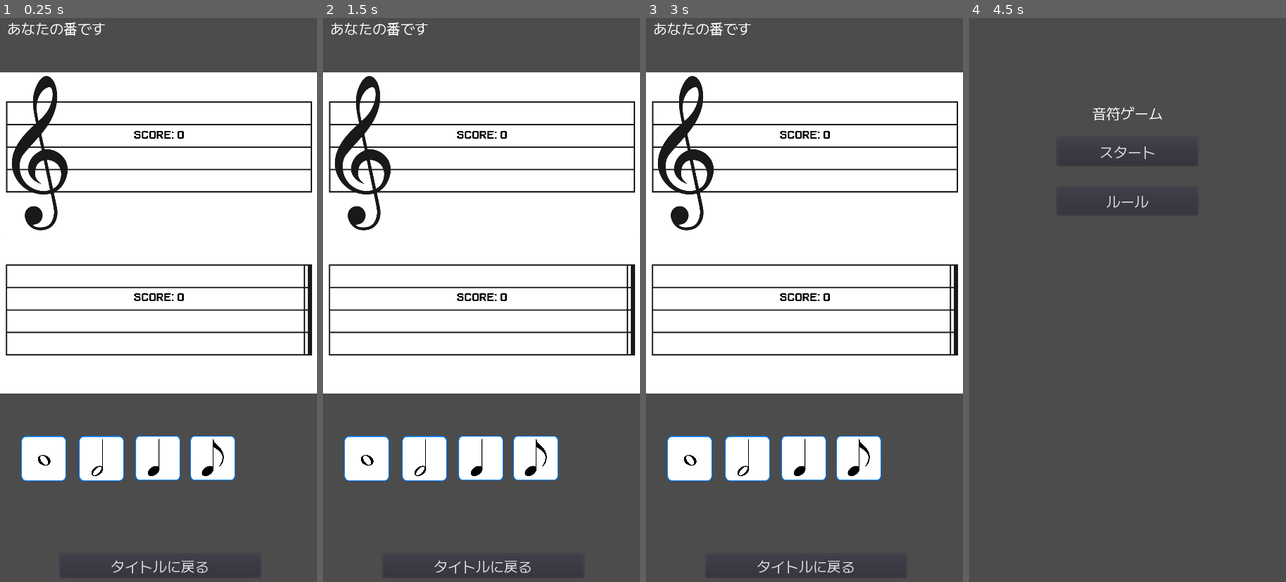
Above: before the commit, frames 1-4 (left to right).
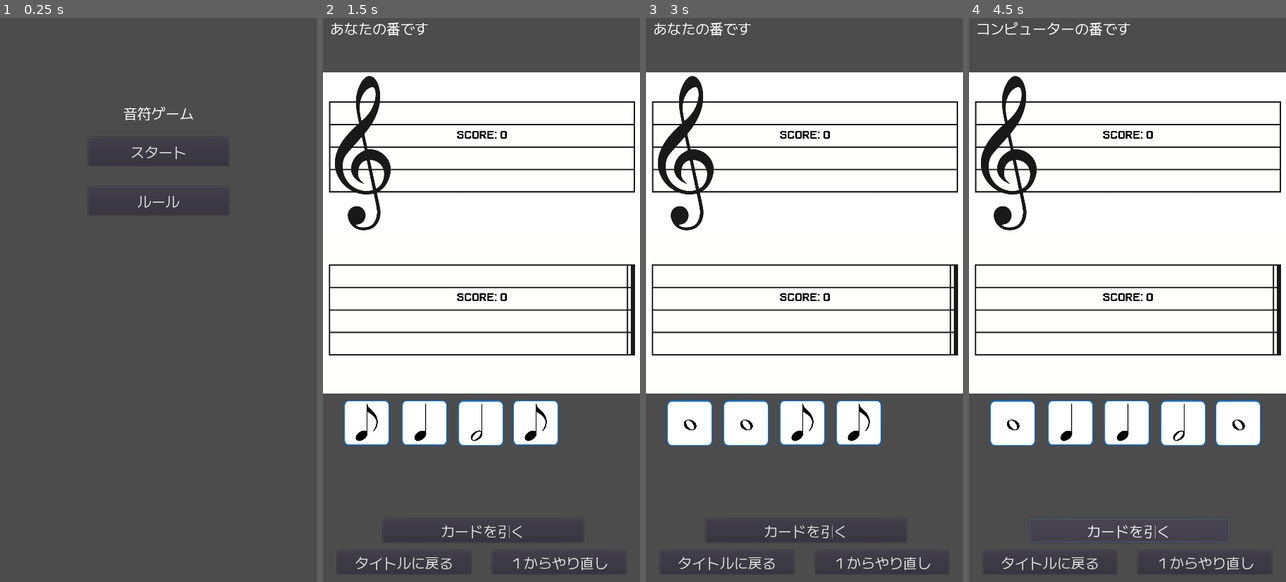
Above: after the commit, the same moments.

Repository: sokoide/onpugame
Game: Godot game, scene res://Scenes/Title.tscn
Same seed, same stepped clock (60 frames per second), same inputs: the game is played once before the commit and once after it. Before the commit the project starts from res://Scenes/Game.tscn.
Inputs (mouse positions are in pixels of both pictures, inside the frame that each line leads up to):
- Up to frame 1 (0.25 s): no input
- Up to frame 2 (1.5 s): click (484, 565) at 0.5 s, where only the run before the commit has a clickable "タイトルに戻る"; click "スタート" at 1.25 s
- Up to frame 3 (3 s): click "タイトルに戻る" at 2 s; click "スタート" at 2.75 s
- Up to frame 4 (4.5 s): click (1203, 559) at 3.5 s, where only the run after the commit has a clickable "１からやり直し"; click (1130, 531) at 4.25 s, where only the run after the commit has a clickable "カードを引く"

The runs differ from the first frame. In frame 1, 61% of the frame differs, in the area x 0-100%, y 0-99%; in frame 2, 8.1%; in frame 3, 8.1%; in frame 4, 63%, in the area x 0-100%, y 0-98%.

Commit message:
complete: 1st playable version

Diff:
--- a/Scenes/Game.gd
+++ b/Scenes/Game.gd
@@ -5,25 +5,88 @@
 var mh
 var timer
 
+var player_cards: Array = []
+
 
 func reset():
 	turn = 0
 	mh.reset()
 	update_label()
+	# delete all player cards
+	delete_all_cards()
+
+	# draw player cards
+	for i in range(4):
+		var sz = random_sz()
+		var s = Global.create_note("b", sz)
+		var pos = open_position()
+		s.set_position(pos)
+		add_child(s)
+
+
+func open_position() -> Vector2:
+	for y in range(920, 920 + 128 + 1, 128):
+		for x in range(100, 100 + 5 * 128, 128):
+			if has_object(Vector2(x + 1, y + 1)) == false:
+				return Vector2(x, y)
+	return Vector2(100, 920)
+
+
+func has_object(pos: Vector2) -> bool:
+	for node in get_children():
+		if node is Sprite and node.visible:
+			var r = Rect2(node.position, Vector2(64, 64))
+			print("name: {}, {}".format([node.name, r], "{}"))
+			if r.has_point(pos):
+				return true
+	return false
+
+
+func delete_all_cards() -> void:
+	for node in get_children():
+		if node is Sprite and node.name[0] == "@":
+			node.visible = false
+			node.queue_free()
 
 
 func update_label():
 	if turn == 0:
 		lbl.text = "あなたの番です"
 		mh.hl = true
+	elif turn == 201:
+		lbl.text = "あなたの勝ちです！"
+		mh.hl = false
+	elif turn == 202:
+		lbl.text = "引き分けです"
+		mh.hl = false
+	elif turn == 203:
+		lbl.text = "あなたの負けです"
+		mh.hl = false
 	else:
 		lbl.text = "コンピューターの番です"
 		mh.hl = false
 
 
+func random_sz() -> int:
+	var r = randi() % 100
+	if r < 50:
+		return 8
+	elif r < 75:
+		return 4
+	elif r < 87.5:
+		return 2
+	else:
+		return 1
+
+
 func _on_note_placed():
 	print("_on_note_placed")
 	turn = 101
+	update_label()
+
+
+func _on_gameover(t: int):
+	turn = t
 	update_label()
 
 
@@ -35,14 +98,6 @@
 	timer.connect("timeout", self, "_on_timer_timeout")
 	add_child(timer)
 
-	var i = 0
-	for sz in [1, 2, 4, 8]:
-		var s = Global.create_note("b", sz)
-
-		s.set_position(Vector2(100 + i * 128, 1000))
-		add_child(s)
-		s.print()
-		i += 1
 	reset()
 
 
@@ -78,3 +133,20 @@
 func _on_BtnReturn_button_up() -> void:
 	reset()
 	get_tree().change_scene("res://Scenes/Title.tscn")
+
+
+func _on_BtnRestart_button_up() -> void:
+	reset()
+
+
+func _on_BtnDraw_button_up() -> void:
+	# TODO: can't handle if #cards > 10
+	var sz = random_sz()
+
+	var s = Global.create_note("b", sz)
+	var pos = open_position()
+	s.set_position(pos)
+	add_child(s)
+
+	turn = 101
+	update_label()
--- a/Scenes/Game.tscn
+++ b/Scenes/Game.tscn
@@ -49,14 +49,29 @@
 script = ExtResource( 4 )
 
 [node name="BtnReturn" type="Button" parent="."]
-margin_left = 136.0
-margin_top = 1216.0
-margin_right = 592.0
-margin_bottom = 1270.0
+margin_left = 32.0
+margin_top = 1208.0
+margin_right = 336.0
+margin_bottom = 1262.0
 theme = ExtResource( 3 )
 text = "タイトルに戻る"
-__meta__ = {
-"_edit_lock_": true
-}
+
+[node name="BtnRestart" type="Button" parent="."]
+margin_left = 384.0
+margin_top = 1208.0
+margin_right = 688.0
+margin_bottom = 1262.0
+theme = ExtResource( 3 )
+text = "１からやり直し"
+
+[node name="BtnDraw" type="Button" parent="."]
+margin_left = 136.0
+margin_top = 1136.0
+margin_right = 592.0
+margin_bottom = 1190.0
+theme = ExtResource( 3 )
+text = "カードを引く"
 
 [connection signal="button_up" from="BtnReturn" to="." method="_on_BtnReturn_button_up"]
+[connection signal="button_up" from="BtnRestart" to="." method="_on_BtnRestart_button_up"]
+[connection signal="button_up" from="BtnDraw" to="." method="_on_BtnDraw_button_up"]
--- a/Scenes/MeasureHightlight.gd
+++ b/Scenes/MeasureHightlight.gd
@@ -1,4 +1,6 @@
 extends Node2D
+
+signal gameover
 
 var r1
 var r2
@@ -22,6 +24,8 @@
 	m2 = []
 	m1sum = 0
 	m2sum = 0
+	update_scores()
+	update()
 
 
 func drop(pos: Vector2, sz: int) -> int:
@@ -99,6 +103,9 @@
 	var h = m.texture.get_height() * m.scale.y
 	var topleft_x = hl_width / 2
 	var topleft_y = hl_width / 2
+	var game = get_node("/root/Node2D")
+
+	connect("gameover", game, "_on_gameover")
 	print("({}, {}) ({}, {})".format([topleft_x, topleft_y, w, h], "{}"))
 
 	r1 = Rect2(topleft_x, topleft_y, w - hl_width, h / 2 - hl_width)
@@ -111,8 +118,12 @@
 
 func _process(delta):
 	if m1sum == 32 and m2sum == 32:
-		# TODO: winner check
-		pass
+		var t = 201
+		if player_points == cpu_points:
+			t = 202
+		elif player_points < cpu_points:
+			t = 203
+		emit_signal("gameover", t)
 
 
 func _draw():
--- a/Scenes/Title.gd
+++ b/Scenes/Title.gd
@@ -15,14 +15,8 @@
 	get_tree().change_scene("res://Scenes/Game.tscn")
 
 
-# Called when the node enters the scene tree for the first time.
 func _ready():
 	center_window()
-
-
-# Called every frame. 'delta' is the elapsed time since the previous frame.
-#func _process(delta):
-#	pass
 
 
 # button handlers
--- a/project.godot
+++ b/project.godot
@@ -11,7 +11,7 @@
 [application]
 
 config/name="OnpuGame"
-run/main_scene="res://Scenes/Game.tscn"
+run/main_scene="res://Scenes/Title.tscn"
 config/icon="res://icon.png"
 
 [autoload]
